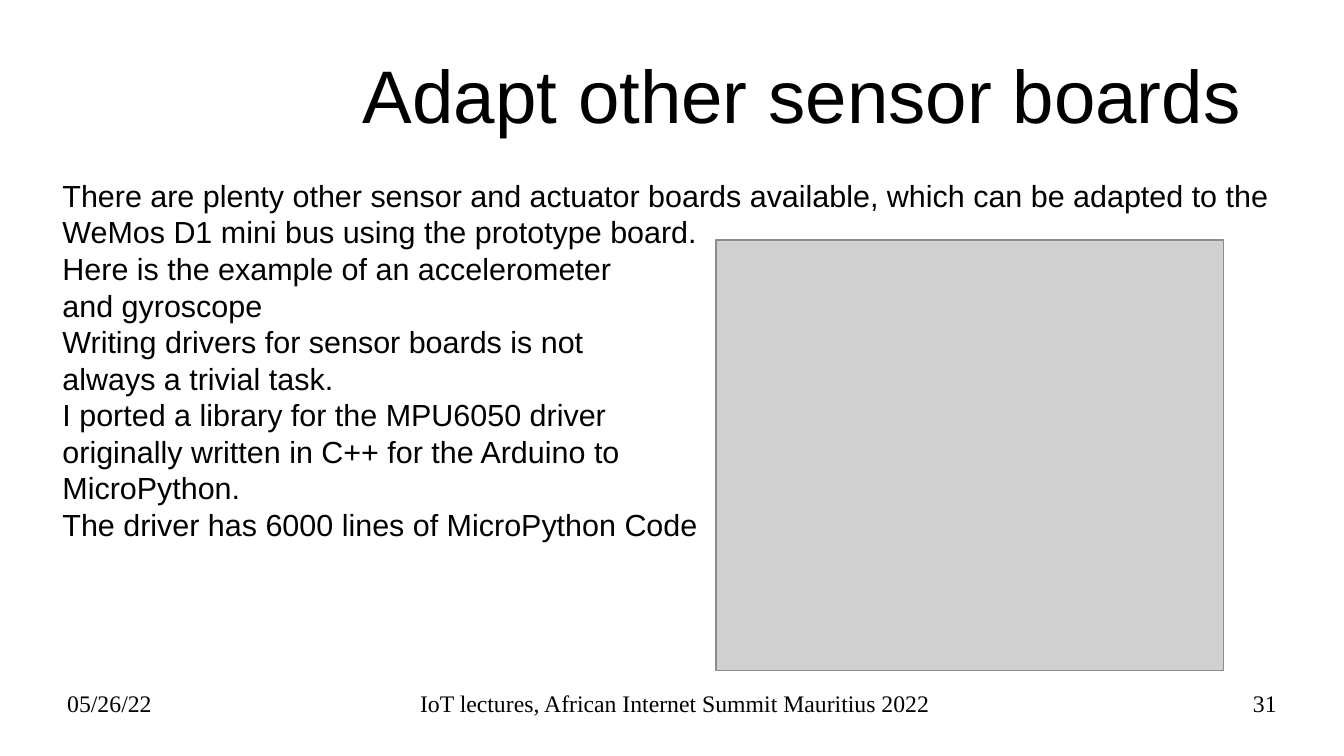
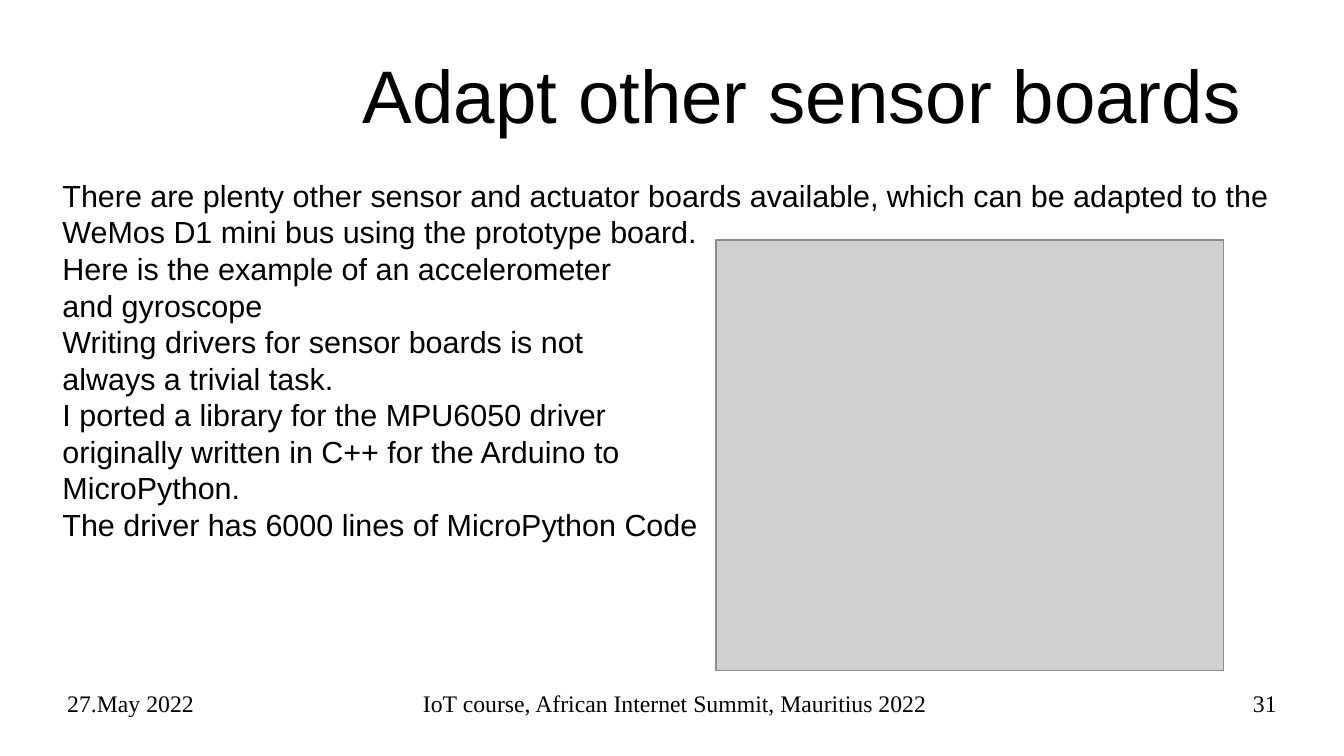
Before and after one commit to uraich/AIS-2022_IoT_Tutorial, a slide deck: slide 31 of slides/ais2022_lect2.pptx. Drawn at 1344x756 pixels with LibreOffice and Linux fonts; fonts in the diff are those of the drawing; grey boxes stand for pictures; background and template pictures are left out. Boxes give left, top, right and bottom in pixels: in the first picture for what was removed or moved away, otherwise in the second. Text is boxed around its words. In the diff, an @@ line names an element or a change of style, - is before the commit and + after.

```diff
--- a/slides/ais2022_lect2.pptx
+++ b/slides/ais2022_lect2.pptx
@@ text at bbox=[67, 696, 193, 717]: text changed @@
-05/26/22
+27.May 2022
@@ text at bbox=[423, 695, 925, 716]: text changed @@
-IoT lectures, African Internet Summit Mauritius 2022
+IoT course, African Internet Summit, Mauritius 2022
```
Also in this commit, not shown: 37 other slides changed, 1 other file.
